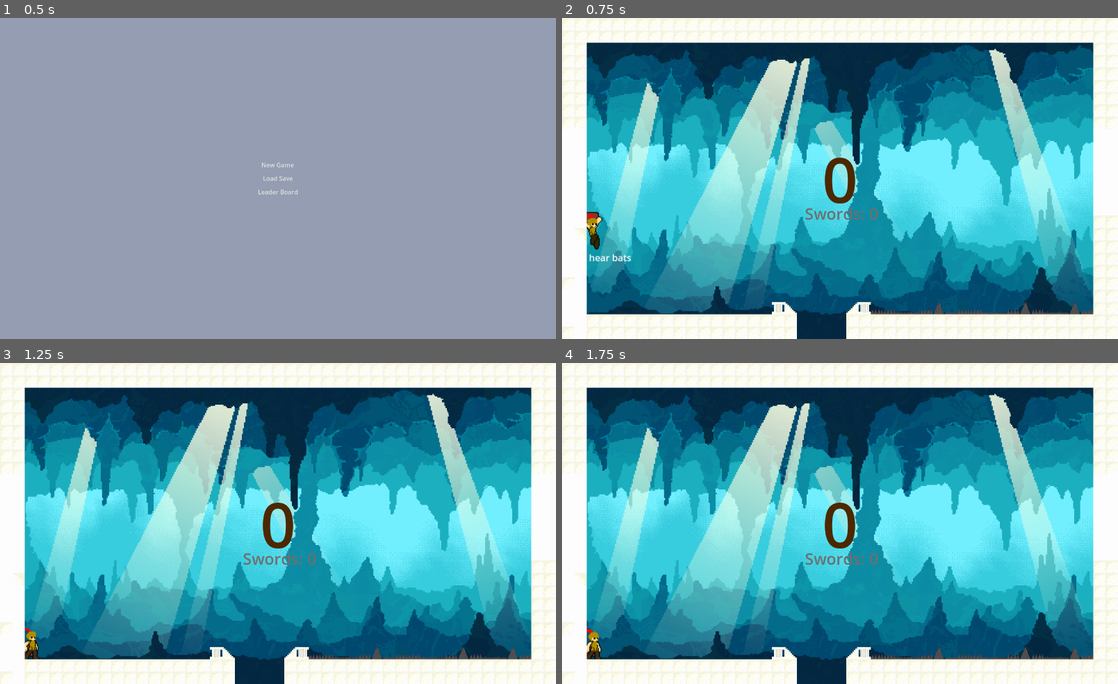
Above: before the commit, frames 1-4 (two rows, left to right).
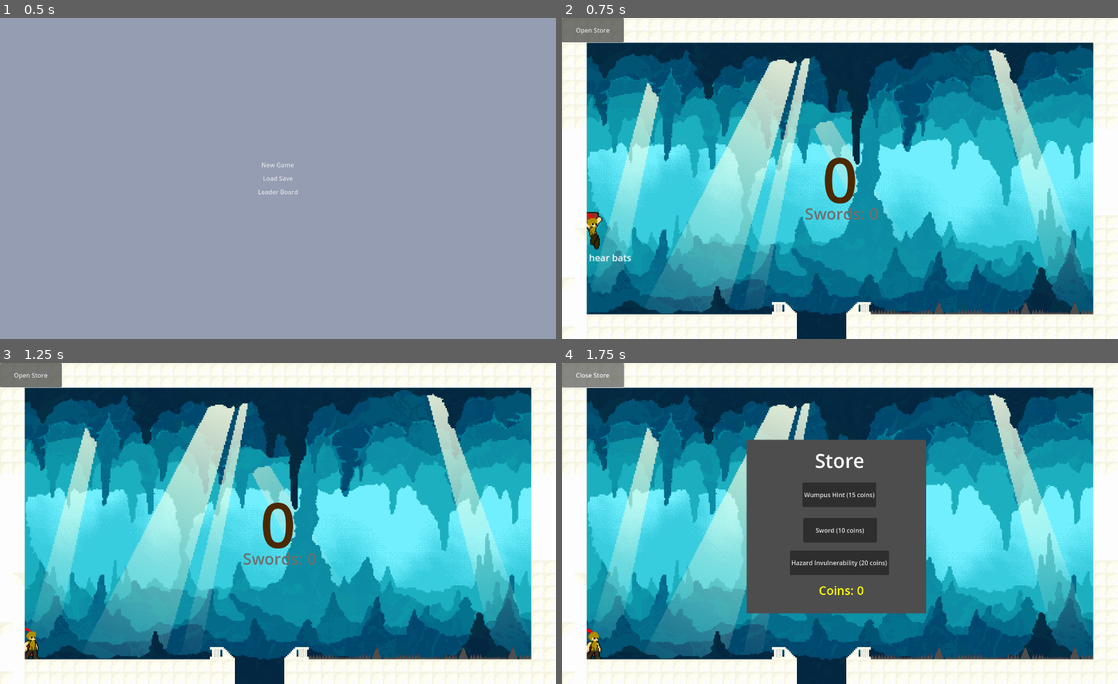
Above: after the commit, the same moments.

Repository: GCpeeper/HuntTheWampus
Game: Godot game, scene res://Scenes/main_menu.tscn
The game is run twice, just before and just after one commit, with the same random seed, the same clock (stepped at 60 frames per second) and the same inputs.
Inputs (mouse positions are in pixels of both pictures, inside the frame that each line leads up to):
- Up to frame 1 (0.5 s): no input
- Up to frame 2 (0.75 s): click "New Game" at 0.5 s
- Up to frame 3 (1.25 s): no input
- Up to frame 4 (1.75 s): click (595, 375) at 1.25 s, where only the run after the commit has a clickable "Open Store"

Frame 1 is identical in both runs. In frame 2, 0.8% of the frame differs, in the area x 0-12%, y 0-8%; in frame 3, 0.8%; in frame 4, 18%, in the area x 0-66%, y 0-79%.

Commit message:
added more stuff

Diff:
--- a/wampus-game/Scenes/map.tscn
+++ b/wampus-game/Scenes/map.tscn
@@ -26,6 +26,17 @@
 font_size = 41
 font_color = Color(0.43629372, 0.43629366, 0.43629366, 1)
 
+[sub_resource type="LabelSettings" id="LabelSettings_x5dfk"]
+font_size = 50
+
+[sub_resource type="LabelSettings" id="LabelSettings_fls3e"]
+font_size = 31
+font_color = Color(1, 1, 0, 1)
+
+[sub_resource type="LabelSettings" id="LabelSettings_k63oc"]
+font_size = 71
+font_color = Color(1, 0, 0, 1)
+
 [node name="Map" type="Node2D"]
 script = ExtResource("1_p3ir5")
 
@@ -113,5 +124,115 @@
 wait_time = 5.0
 one_shot = true
 
+[node name="Store ui" type="CanvasLayer" parent="."]
+visible = false
+
+[node name="Control" type="Control" parent="Store ui"]
+layout_mode = 3
+anchors_preset = 15
+anchor_right = 1.0
+anchor_bottom = 1.0
+grow_horizontal = 2
+grow_vertical = 2
+
+[node name="ColorRect" type="ColorRect" parent="Store ui/Control"]
+layout_mode = 1
+anchors_preset = 15
+anchor_right = 1.0
+anchor_bottom = 1.0
+offset_left = 478.0
+offset_top = 199.0
+offset_right = -497.0
+offset_bottom = -183.0
+grow_horizontal = 2
+grow_vertical = 2
+color = Color(0.3027061, 0.30270606, 0.30270603, 1)
+
+[node name="Store" type="Label" parent="Store ui/Control"]
+layout_mode = 0
+offset_left = 655.0
+offset_top = 218.0
+offset_right = 981.0
+offset_bottom = 315.0
+text = "Store"
+label_settings = SubResource("LabelSettings_x5dfk")
+
+[node name="Hint" type="Button" parent="Store ui/Control"]
+layout_mode = 1
+anchors_preset = 8
+anchor_left = 0.5
+anchor_top = 0.5
+anchor_right = 0.5
+anchor_bottom = 0.5
+offset_left = -97.0
+offset_top = -106.0
+offset_right = 94.0
+offset_bottom = -42.5
+grow_horizontal = 2
+grow_vertical = 2
+text = "Wumpus Hint (15 coins)"
+
+[node name="Sword" type="Button" parent="Store ui/Control"]
+layout_mode = 1
+anchors_preset = 8
+anchor_left = 0.5
+anchor_top = 0.5
+anchor_right = 0.5
+anchor_bottom = 0.5
+offset_left = -95.0
+offset_top = -14.0
+offset_right = 96.0
+offset_bottom = 49.5
+grow_horizontal = 2
+grow_vertical = 2
+text = "Sword (10 coins)"
+
+[node name="Invulner" type="Button" parent="Store ui/Control"]
+layout_mode = 1
+anchors_preset = 8
+anchor_left = 0.5
+anchor_top = 0.5
+anchor_right = 0.5
+anchor_bottom = 0.5
+offset_left = -97.0
+offset_top = 70.0
+offset_right = 94.0
+offset_bottom = 133.5
+grow_horizontal = 2
+grow_vertical = 2
+text = "Hazard Invulnerability (20 coins)"
+
+[node name="Coins" type="Label" parent="Store ui/Control"]
+layout_mode = 0
+offset_left = 665.0
+offset_top = 567.0
+offset_right = 782.0
+offset_bottom = 611.0
+text = "Coins: 0"
+label_settings = SubResource("LabelSettings_fls3e")
+horizontal_alignment = 1
+
+[node name="The hint" type="Label" parent="Store ui/Control"]
+visible = false
+layout_mode = 0
+offset_left = 340.0
+offset_top = 637.0
+offset_right = 1077.0
+offset_bottom = 734.0
+text = "Wumpus is in Room 0"
+label_settings = SubResource("LabelSettings_k63oc")
+horizontal_alignment = 1
+
+[node name="CanvasLayer3" type="CanvasLayer" parent="."]
+
+[node name="Store" type="Button" parent="CanvasLayer3"]
+offset_right = 160.0
+offset_bottom = 63.0
+text = "Open Store"
+
 [connection signal="exit_room" from="Character" to="." method="_on_character_exit_room"]
 [connection signal="timeout" from="Hazard Timer" to="." method="_on_hazard_timer_timeout"]
+[connection signal="pressed" from="Store ui/Control/Hint" to="." method="_on_hint_pressed"]
+[connection signal="pressed" from="Store ui/Control/Sword" to="." method="_on_sword_pressed"]
+[connection signal="pressed" from="Store ui/Control/Invulner" to="." method="_on_invulner_pressed"]
+[connection signal="pressed" from="CanvasLayer3/Store" to="." method="_on_store_pressed"]
--- a/wampus-game/Scripts/character.gd
+++ b/wampus-game/Scripts/character.gd
@@ -58,7 +58,7 @@
 
 
 	# Add the gravity.
-	if not is_on_floor():
+	if not is_on_floor() and taking_input:
 		velocity += get_gravity() * delta
 		if $ShapeCast2D.is_colliding() and velocity.y > 0:
 			velocity.y *= 0.5
--- a/wampus-game/Scripts/map.gd
+++ b/wampus-game/Scripts/map.gd
@@ -39,8 +39,8 @@
 			roomList = [
 			[craftRoom(null,null,null,null,DeadEndD),craftRoom(null,null,null,null,DeadEndB),craftRoom(null,null,null,null,SideC),craftRoom(null,null,null,null,SideC),craftRoom(null,null,null,null,SideC),craftRoom(null,null,null,null,DeadEndA)],
 			[craftRoom(null,null,null,null,SideB),craftRoom(null,null,null,null,HallwayA),craftRoom(null,null,null,null,CornerA),craftRoom(null,null,null,null,CornerB),craftRoom(null,null,null,null,SideA),craftRoom(null,null,null,null,DeadEndD)],
-			[craftRoom(null,null,null,null,SideB),craftRoom(null,null,null,null,SideC),craftRoom(null,null,null,null,SideA),craftRoom(null,null,null,null,CornerD),craftRoom(null,null,null,null,SideD),craftRoom(null,null,null,null,CornerA)],
-			[craftRoom(null,null,null,null,HallwayB),craftRoom(null,null,null,null,SideB),craftRoom(null,null,null,null,CornerC),craftRoom(null,null,null,null,SideB),craftRoom(null,null,null,null,CornerC),craftRoom(null,null,null,null,DeadEndD)],
+			[craftRoom(null,null,null,null,SideB),craftRoom(null,null,null,null,SideC),craftRoom(null,null,null,null,CornerC),craftRoom(null,null,null,null,CornerD),craftRoom(null,null,null,null,SideD),craftRoom(null,null,null,null,CornerA)],
+			[craftRoom(null,null,null,null,HallwayB),craftRoom(null,null,null,null,SideB),craftRoom(null,null,null,null,SideA),craftRoom(null,null,null,null,SideB),craftRoom(null,null,null,null,CornerC),craftRoom(null,null,null,null,DeadEndD)],
 			[craftRoom(null,null,null,null,DeadEndC),craftRoom(null,null,null,null,CornerB),craftRoom(null,null,null,null,CornerA),craftRoom(null,null,null,null,DeadEndC),craftRoom(null,null,null,null,CornerB),craftRoom(null,null,null,null,CornerA)],
 			]
 			# Row 1
@@ -116,8 +116,8 @@
 			roomList = [
 			[craftRoom(null,null,null,null,DeadEndD),craftRoom(null,null,null,null,CornerD),craftRoom(null,null,null,null,SideC),craftRoom(null,null,null,null,SideC),craftRoom(null,null,null,null,SideC),craftRoom(null,null,null,null,CornerC)],
 			[craftRoom(null,null,null,null,SideB),craftRoom(null,null,null,null,SideD),craftRoom(null,null,null,null,CornerA),craftRoom(null,null,null,null,CornerB),craftRoom(null,null,null,null,SideA),craftRoom(null,null,null,null,HallwayB)],
-			[craftRoom(null,null,null,null,SideB),craftRoom(null,null,null,null,SideC),craftRoom(null,null,null,null,SideA),craftRoom(null,null,null,null,CornerD),craftRoom(null,null,null,null,SideD),craftRoom(null,null,null,null,CornerA)],
-			[craftRoom(null,null,null,null,HallwayB),craftRoom(null,null,null,null,SideB),craftRoom(null,null,null,null,CornerC),craftRoom(null,null,null,null,SideB),craftRoom(null,null,null,null,CornerC),craftRoom(null,null,null,null,DeadEndD)],
+			[craftRoom(null,null,null,null,SideB),craftRoom(null,null,null,null,SideC),craftRoom(null,null,null,null,CornerC),craftRoom(null,null,null,null,CornerD),craftRoom(null,null,null,null,SideD),craftRoom(null,null,null,null,CornerA)],
+			[craftRoom(null,null,null,null,HallwayB),craftRoom(null,null,null,null,SideB),craftRoom(null,null,null,null,SideA),craftRoom(null,null,null,null,SideB),craftRoom(null,null,null,null,CornerC),craftRoom(null,null,null,null,DeadEndD)],
 			[craftRoom(null,null,null,null,CornerB),craftRoom(null,null,null,null,SideD),craftRoom(null,null,null,null,CornerA),craftRoom(null,null,null,null,DeadEndC),craftRoom(null,null,null,null,CornerB),craftRoom(null,null,null,null,CornerA)],
 			]
 			# Row 1
@@ -200,7 +200,7 @@
 			[craftRoom(null,null,null,null,DeadEndD),craftRoom(null,null,null,null,CornerD),craftRoom(null,null,null,null,SideC),craftRoom(null,null,null,null,SideC),craftRoom(null,null,null,null,SideC),craftRoom(null,null,null,null,CornerC)],
 			[craftRoom(null,null,null,null,SideB),craftRoom(null,null,null,null,SideD),craftRoom(null,null,null,null,CornerA),craftRoom(null,null,null,null,CornerB),craftRoom(null,null,null,null,SideC),craftRoom(null,null,null,null,SideA)],
 			[craftRoom(null,null,null,null,SideB),craftRoom(null,null,null,null,HallwayA),craftRoom(null,null,null,null,CornerC),craftRoom(null,null,null,null,CornerD),craftRoom(null,null,null,null,SideD),craftRoom(null,null,null,null,SideA)],
-			[craftRoom(null,null,null,null,SideB),craftRoom(null,null,null,null,SideC),craftRoom(null,null,null,null,CornerC),craftRoom(null,null,null,null,SideB),craftRoom(null,null,null,null,SideC),craftRoom(null,null,null,null,SideA)],
+			[craftRoom(null,null,null,null,SideB),craftRoom(null,null,null,null,SideC),craftRoom(null,null,null,null,SideA),craftRoom(null,null,null,null,SideB),craftRoom(null,null,null,null,SideC),craftRoom(null,null,null,null,SideA)],
 			[craftRoom(null,null,null,null,CornerB),craftRoom(null,null,null,null,SideD),craftRoom(null,null,null,null,CornerA),craftRoom(null,null,null,null,DeadEndC),craftRoom(null,null,null,null,CornerB),craftRoom(null,null,null,null,CornerA)],
 			]
 			# Row 1
@@ -374,14 +374,13 @@
 	wumpus.queue_free()
 	wumpusHealth -= 1
 	if wumpusHealth == 0 or $Character.has_sword == false:
-		get_tree().change_scene_to_file("res://Scenes/main_menu.tscn")
+		await get_tree().change_scene_to_file("res://Scenes/main_menu.tscn")
 	$Character.has_sword = false
 	$"CanvasLayer/Labels for Directions/Sword".text = "Swords: 0"
 	curRoom[5] = false
 	var newWumpusRoom = roomList[randi_range(0,4)][randi_range(0,5)]
 	roomList[randi_range(0,4)][randi_range(0,5)][5] = true
 	print("wumpus is in " + str(newWumpusRoom[8]))
-	await get_tree().create_timer(1).timeout
 	$Character.taking_input = true
 	$Character.visible = true
 
@@ -466,3 +465,34 @@
 
 func _on_hazard_timer_timeout() -> void:
 	doneWithHazard = false
+
+
+func _on_store_pressed() -> void:
+	if $"Store ui".visible:
+		$"Store ui".visible = false
+		$CanvasLayer3/Store.text = "Open Store"
+	else:
+		$"Store ui".visible = true
+		$"Store ui/Control/The hint".visible = false
+		$"Store ui/Control/Coins".text = "Coins: " + str($Character.coins)
+		$CanvasLayer3/Store.text = "Close Store"
+
+# Getting a wumpus hint, takes 15 coins in exchange for showing which room the wumpus is in
+func _on_hint_pressed() -> void:
+	if $Character.coins >= 15:
+		$Character.coins -= 15
+		$"Store ui/Control/The hint".visible = true
+
+
+func _on_invulner_pressed() -> void:
+	if $Character.coins >= 20 and not doneWithHazard:
+		$Character.coins -= 20
+		doneWithHazard = true
+		$"Hazard Timer".start()
+
+
+func _on_sword_pressed() -> void:
+	if $Character.coins >= 10 and !$Character.has_sword:
+		$Character.coins -= 10
+		$"CanvasLayer/Labels for Directions/Sword".text = "Swords: 1"
+		$Character.has_sword = true
--- a/wampus-game/Scripts/pit.gd
+++ b/wampus-game/Scripts/pit.gd
@@ -51,7 +51,7 @@
 
 # Called every frame. 'delta' is the elapsed time since the previous frame.
 func _process(delta: float) -> void:
-	if player.position.y > 700 and step == 0:
+	if step == 0:
 		announcement.show()
 		bubble.visible = true
 		$"../Pit Wampus".visible = true
Not shown: 1 places in wampus-game/Scenes/map.tscn that only renumber resources
Not shown, added: wampus-game/dependencies.txt
